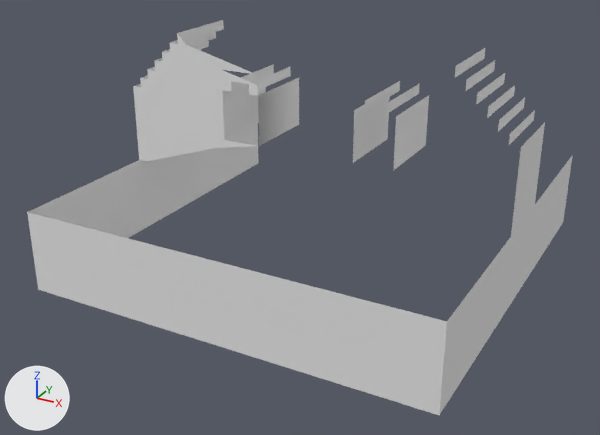
Renders of the OBJ model GenWorldGame/Assets/Voxels/Wall.obj from each side of a commit.
Before and after are seen from a 50 mm lens placed at (3.53, -6.9, 3.8), pointed at (-0.08, -0.34, 0.51). Arrows for +X, +Y and +Z are at lower left; the lights stay in place. Where no turn or scale is listed for an object, it has been applied to the vertices. Vertices at the same position are counted once.

Objects in the first picture: 'Untitled'.
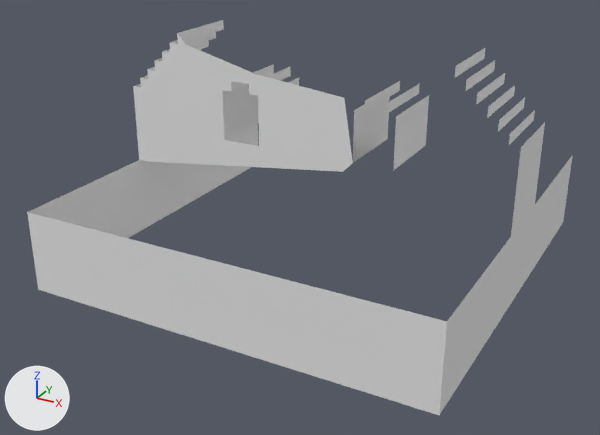
Commit message: ceph: ensure auth ops are defined before use

Location of each change, [x1, y1, x2, y2] in pixels of the pictures (600 x 435 px):
part 1 of me_untitled, added: after [147, 70, 353, 172]

The change, as a list of edits to the scene's bpy script:
```text
Change me_untitled:
    used by ob_untitled; location = (0.0, 0.0, 0.0)
    remove me_untitled.from_pydata(...)  # 124 vertices, 116 faces; spans x -2.0..2.0, y -2.0..2.0, z 0.0..2.2
    add me_untitled.from_pydata(...)  # 128 vertices, 128 faces; spans x -2.0..2.0, y -2.0..2.0, z 0.0..2.2
    me_untitled part 1
    4 vertices are added at (-0.4, -0.4, 1.1), (-0.4, -0.4, 1.8), (0.4, -0.4, 1.1), (0.4, -0.4, 1.8)
    12 new faces join them
```
